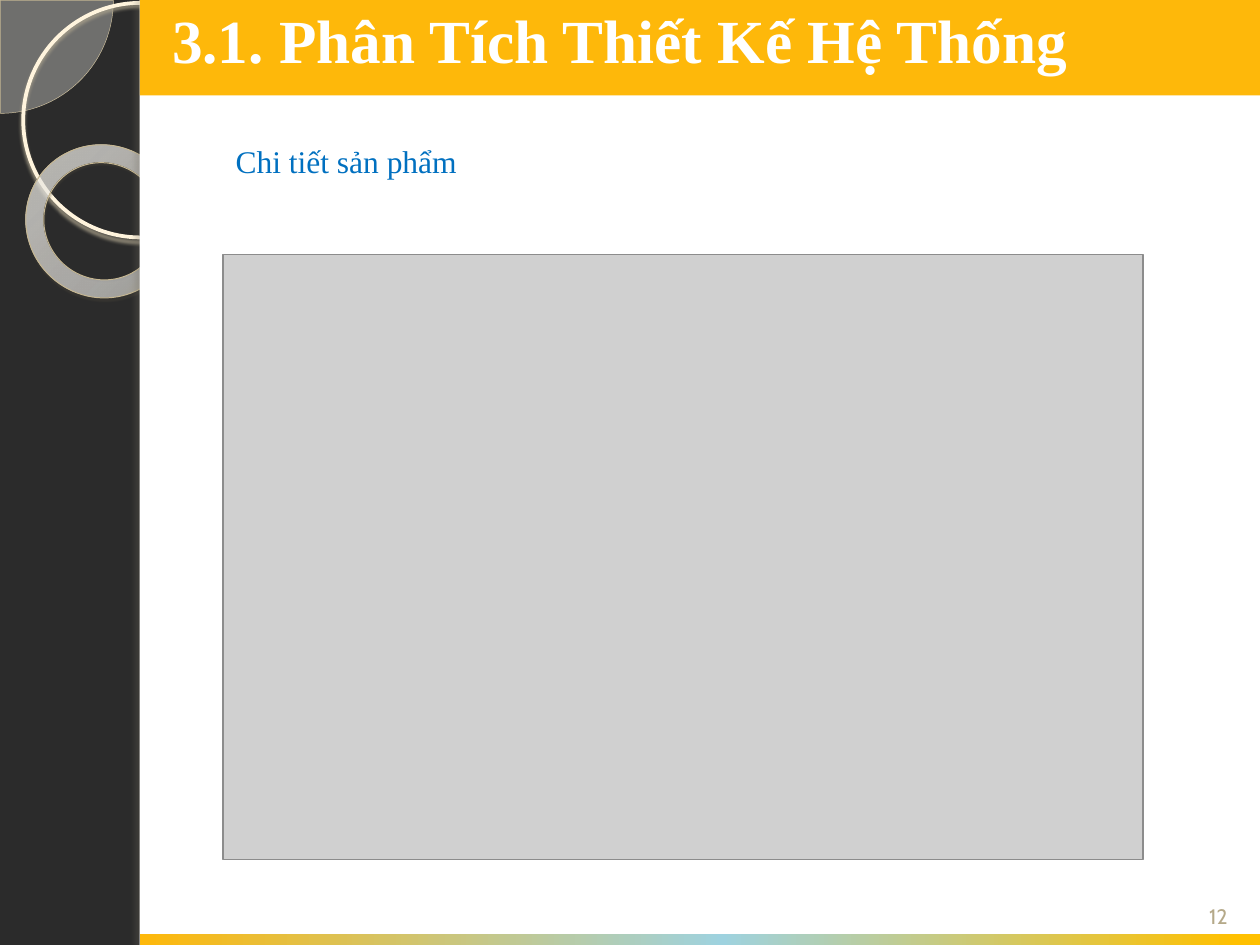
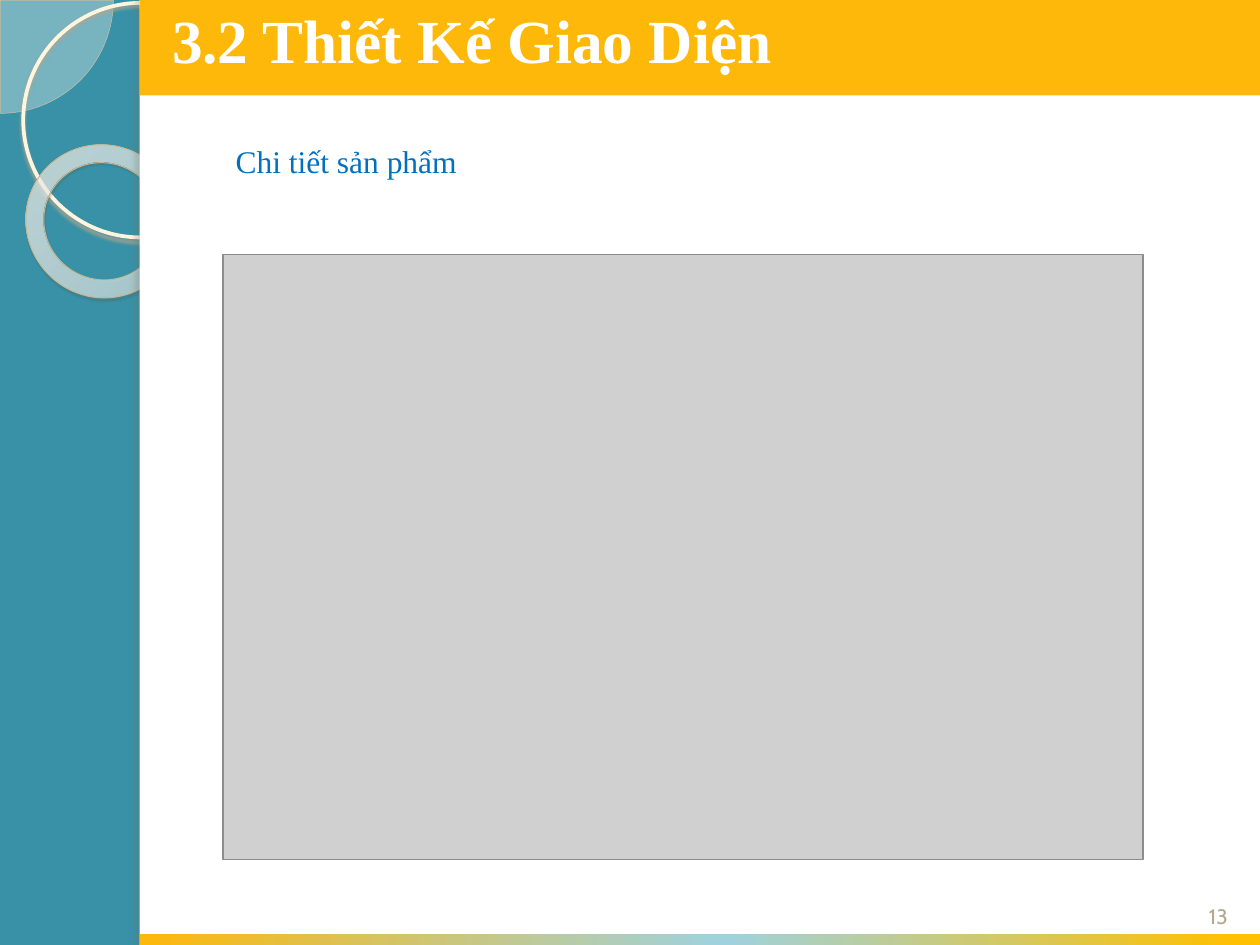
Before and after one commit to chiendv1992/webbanhang, a slide deck: slide 13 of bc/slide bv.pptx (slide 12 before the commit). Drawn at 1260x945 pixels with LibreOffice and Linux fonts; fonts in the diff are those of the drawing; grey boxes stand for pictures; background and template pictures are left out; a plain dark background stands for a picture behind light text. Boxes give left, top, right and bottom in pixels: in the first picture for what was removed or moved away, otherwise in the second. Text is boxed around its words. In the diff, an @@ line names an element or a change of style, - is before the commit and + after.

```diff
--- a/bc/slide bv.pptx
+++ b/bc/slide bv.pptx
@@ background picture (left out) to #3891A7 @@
@@ text at box(172, 18, 771, 75): text changed @@
-3.1. Phân Tích Thiết Kế Hệ Thống
+3.2 Thiết Kế Giao Diện
@@ page number at box(1209, 909, 1228, 924): text changed @@
-12
+13
```
Also in this commit, not shown: 12 other slides changed, 5 slides added, 21 other files.
